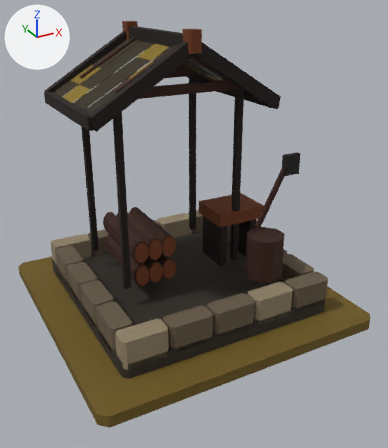
A saved change to the glTF model art/timber_yard_t3/timber_yard_t3.glb.
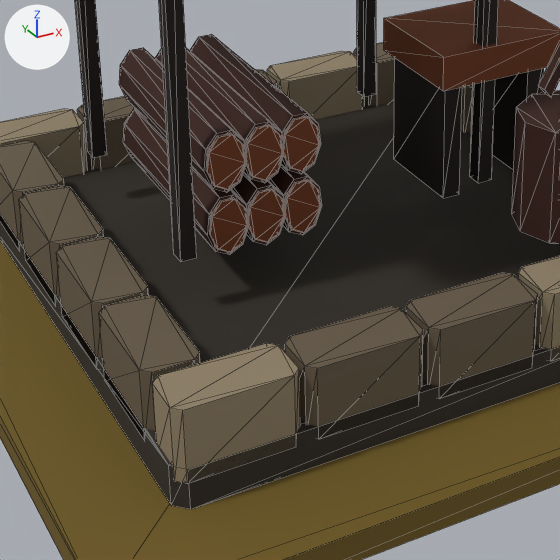
Each version is shown whole from a 50 mm lens placed at (-1.052, -2.052, 1.407), pointed at (0.017, -0.109, 0.435), then close up on the part from 15% to 68% of the width and 43% to 89% of the height. Lighting does not change. The marker at upper left points along +X, +Y and +Z. The older version's two pictures come first. The close-ups show mesh edges as thin lines.

The scene before the commit, as lines of its bpy script (objects in view):
```python
me_mmr___timber_yard___t03_architecture_mesh_001 = bpy.data.meshes.new('MMR | timber_yard | T03 Architecture Mesh.001')
me_mmr___timber_yard___t03_architecture_mesh_001.from_pydata(...)  # 926 vertices, 1524 faces; spans x -0.5..0.5, y -0.5..0.5, z 0.0..1.219
me_mmr___timber_yard___t03_architecture_mesh_001.materials.append(mat_mmr___shared_palette_atlas)  # picture img_mmr_shared_color_palette_64
me_mmr___timber_yard___tier_03_ground_mesh_001 = bpy.data.meshes.new('MMR | timber_yard | Tier 03 Ground Mesh.001')
me_mmr___timber_yard___tier_03_ground_mesh_001.from_pydata(...)  # 16 vertices, 28 faces; spans x -0.65..0.65, y -0.65..0.65, z -0.05..0.0
me_mmr___timber_yard___tier_03_ground_mesh_001.materials.append(mat_mmr___shared_palette_atlas)  # picture img_mmr_shared_color_palette_64
ob_mmr___timber_yard___t03_architecture_001 = bpy.data.objects.new('MMR | timber_yard | T03 Architecture.001', me_mmr___timber_yard___t03_architecture_mesh_001)
ob_mmr___timber_yard___t03_architecture_001.location = (0.0, 0.0, 0.05)
ob_mmr___timber_yard___tier_03_ground_001 = bpy.data.objects.new('MMR | timber_yard | Tier 03 Ground.001', me_mmr___timber_yard___tier_03_ground_mesh_001)
ob_mmr___timber_yard___tier_03_ground_001.location = (0.0, 0.0, 0.05)
```
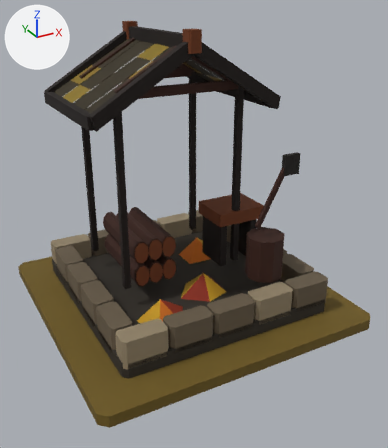
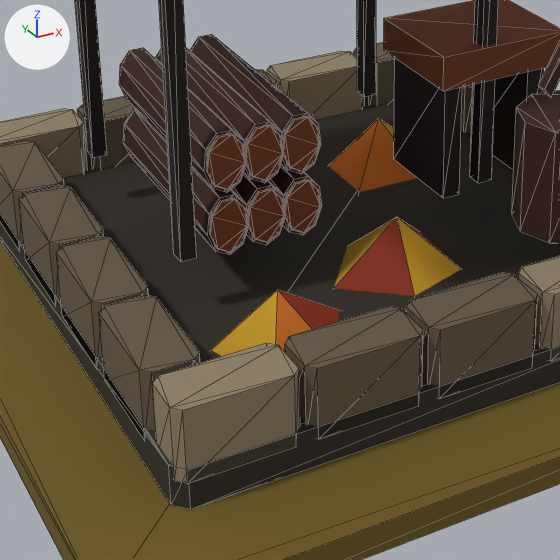
The edits, one by one:
Mesh me_mmr___timber_yard___t03_autumn_dressing_001 is new.
It has 18 vertices, 15 faces and spans x -0.345..0.306, y -0.387..0.293, z 0.062..0.163.
It uses material mat_mmr___shared_palette_atlas (picture img_mmr_shared_color_palette_64).
Object 'MMR | timber_yard | T03 Autumn Dressing.001' (ob_mmr___timber_yard___t03_autumn_dressing_001) is new; it shows me_mmr___timber_yard___t03_autumn_dressing_001.
Its location is (0.0, 0.0, 0.05).

Boxes (x1, y1, x2, y2) around the edits, measured in the close-ups (560 x 560 px):
'MMR | timber_yard | T03 Autumn Dressing.001', added: after (211, 118, 461, 356)
